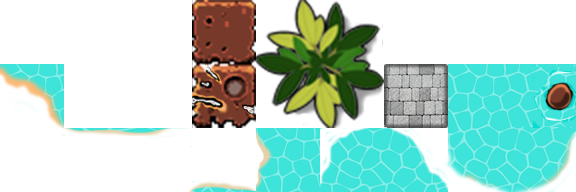
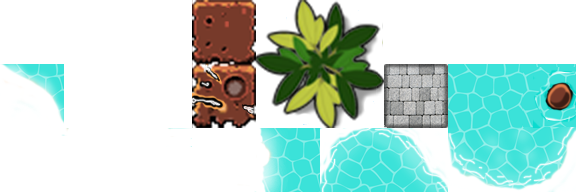
The second 576 × 192 image is a revision of the first. Changes to its layers:
"Layer 1": opacity 79% → 80%, painted on it over [0, 64, 576, 192]
